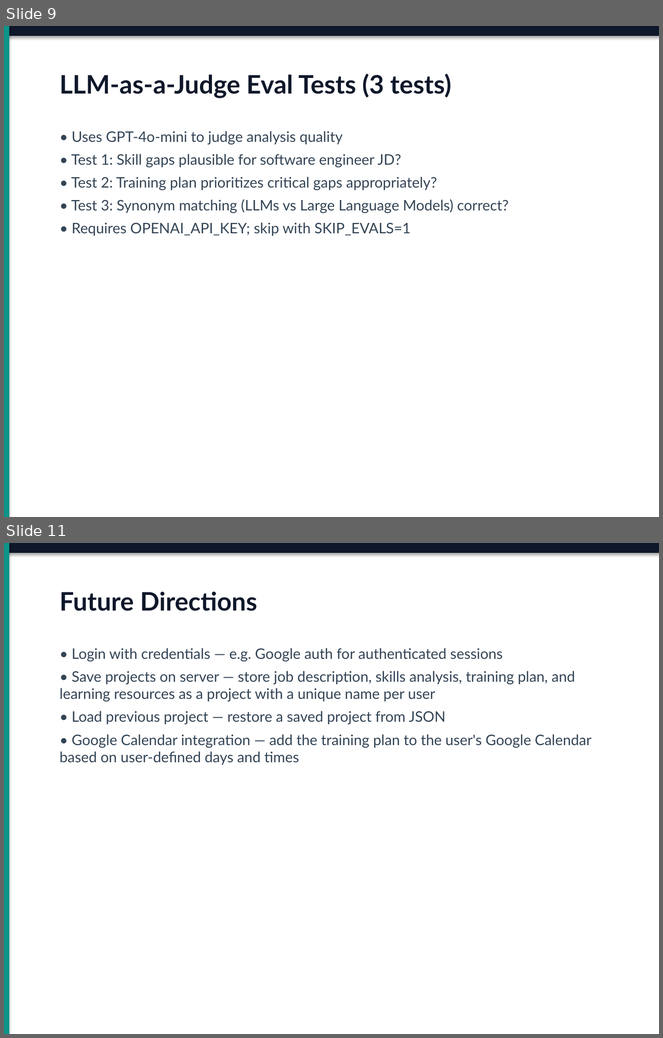
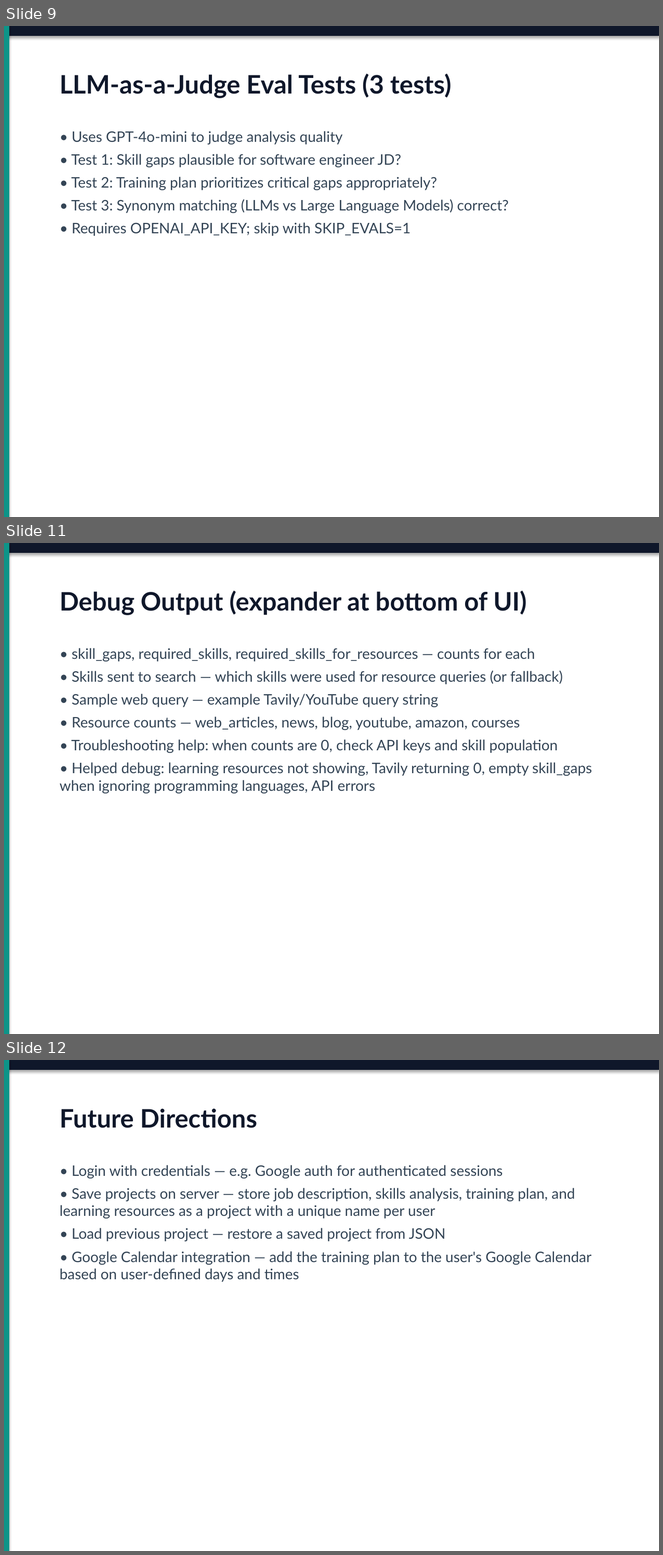
Before and after one commit to Dushyant-Bansal/ai-job-assistant, a slide deck: AI_Job_Assistant_Design_Deck.pptx. Shown one above the other, each under a label of ours: slides 9 and 11 before the commit, slides 9, 11 and 12 after it; the slides between them are not shown. The pictures are 663x1038 and 663x1555 pixels, drawn with LibreOffice and Linux fonts; fonts in the diff are those of the drawing. Boxes give left, top, right and bottom in pixels: in the first picture for what was removed or moved away, otherwise in the second. Text is boxed around its words. In the diff, an @@ line names an element or a change of style, - is before the commit and + after.

```diff
--- a/AI_Job_Assistant_Design_Deck.pptx
+++ b/AI_Job_Assistant_Design_Deck.pptx
@@ slide 11 added at [4, 543, 659, 1034], background #FFFFFF @@
@@ rectangle added at [4, 543, 659, 553], fill #0F172A @@
@@ rectangle added at [4, 543, 9, 1034], fill #0D9488 @@
@@ text added at [60, 590, 527, 615], 28 pt, text #0F172A, bold @@
+Debug Output (expander at bottom of UI)
@@ text added at [60, 648, 592, 794], 16 pt, text #334455 @@
+• skill_gaps, required_skills, required_skills_for_resources — counts for each
+• Skills sent to search — which skills were used for resource queries (or fallback)
+• Sample web query — example Tavily/YouTube query string
+• Resource counts — web_articles, news, blog, youtube, amazon, courses
+• Troubleshooting help: when counts are 0, check API keys and skill population
+• Helped debug: learning resources not showing, Tavily returning 0, empty skill_gaps when ignoring programming languages, API errors
@@ what was slide 11 is now slide 12 @@
```
Also in this commit, not shown: 1 slide changed, 2 other files.
